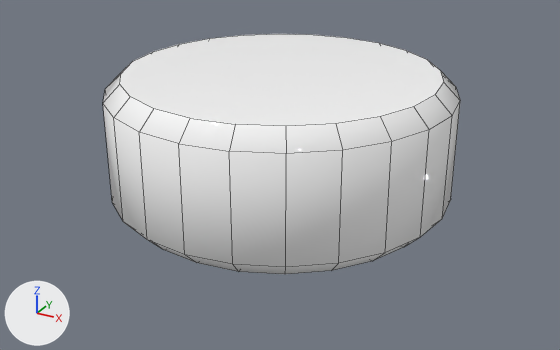
Two versions of the FBX model Assets/Graphics/Meshes/Vehicles/Wheel.fbx, one commit apart.
One viewpoint serves both versions: a 50 mm lens placed at (1.021, -1.865, 0.808), pointed at (0.016, -0.038, -0.105). Arrows for +X, +Y and +Z are at lower left; the lights stay in place. Mesh edges are drawn as thin lines. Where no turn or scale is listed for an object, it has been applied to the vertices. Vertices at the same position are counted once.

In view in the first picture: 'wheel'.
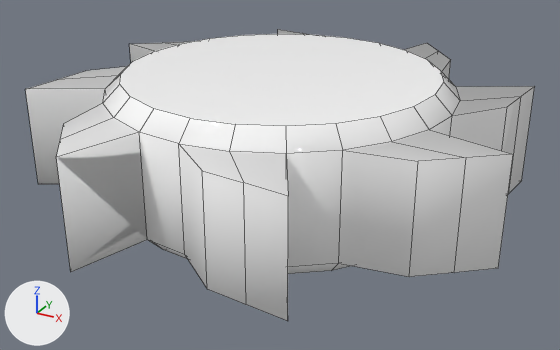
The change, as a list of edits to the scene's bpy script:
```text
Change me_wheel_ncl1_1:
    used by ob_wheel; location = (0.0, 0.0, 0.0)
    remove me_wheel_ncl1_1.from_pydata(...)  # 133 vertices, 133 faces; spans x -0.498..0.498, y -0.498..0.498, z -0.22..0.196
    add me_wheel_ncl1_1.from_pydata(...)  # 181 vertices, 181 faces; spans x -0.699..0.699, y -0.699..0.699, z -0.22..0.196
    me_wheel_ncl1_1 part 1
    16 faces are deleted
    24 vertices are added at x -0.699..0.699, y -0.699..0.699, z -0.148
    24 new vertices lie (0.0, 0.0, 0.296) away from vertices in x -0.699..0.699, y -0.699..0.699, z -0.148
    64 new faces join them
```

Location of each change, (x1, y1, x2, y2) in pixels of the pictures (560 x 350 px):
'wheel', reshaped (42% wider, 22% taller): before (103, 34, 460, 274); after (26, 29, 535, 321)
part 1 of me_wheel_ncl1_1, built on: before (103, 102, 460, 267); after (26, 29, 535, 321)
